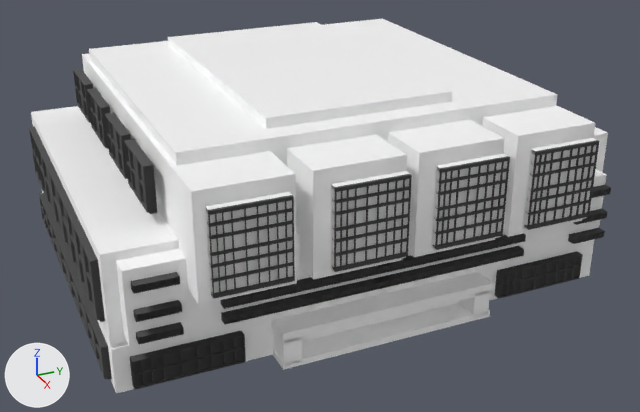
Two versions of the glTF model front-react/public/imports/EdificiosML.gltf, one commit apart.
The view is the same before and after, from a 50 mm lens placed at (8.63, -12.4, 4.78), pointed at (0.52, -8.75, 0.72). The axes (+X, +Y, +Z) are drawn at lower left. The lights are the same throughout. Where no turn or scale is listed for an object, it has been applied to the vertices.
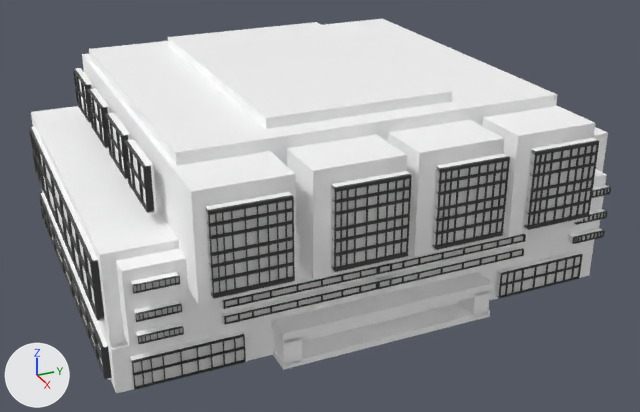
Boxes (x1, y1, x2, y2) around the edits, measured in the pictures (640 x 412 px):
'BloqueInicial_blanco4.004', recoloured
    both: (130, 331, 244, 386)
'BloqueInicial_blanco4.005', recoloured
    both: (495, 251, 581, 298)
'BloqueInicial_blanco4', recoloured
    both: (221, 277, 389, 323)
'BloqueInicial_blanco4.018', recoloured (grey to white)
    both: (31, 126, 105, 322)
'BloqueInicial_blanco4.001', recoloured
    both: (374, 246, 522, 287)
'BloqueInicial_blanco4.002', recoloured
    both: (220, 266, 390, 307)
'BloqueInicial_blanco4.003', recoloured
    both: (378, 233, 524, 272)
'BloqueInicial_blanco4.025', recoloured (grey to white)
    both: (41, 193, 112, 380)
'BloqueInicial_blanco4.011', recoloured (grey to white)
    both: (127, 139, 157, 214)
'BloqueInicial_blanco4.019', recoloured (grey to white)
    both: (130, 272, 179, 292)
'BloqueInicial_blanco4.020', recoloured
    both: (133, 300, 181, 320)
'BloqueInicial_blanco4.021', recoloured
    both: (136, 322, 183, 342)
'BloqueInicial_blanco4.012', recoloured (grey to white)
    both: (108, 113, 131, 179)
'BloqueInicial_blanco4.013', recoloured (grey to white)
    both: (90, 88, 110, 149)
'BloqueInicial_blanco4.014', recoloured (grey to white)
    both: (76, 68, 93, 123)
'BloqueInicial_blanco4.022', recoloured
    both: (568, 228, 603, 243)

The change, as a list of edits to the scene's bpy script:
```text
Change me_bloqueinicial_blanco4shape:
    where me_bloqueinicial_blanco4shape.from_pydata(...)  # 8 vertices, 12 faces; spans x -0.03..0.03, y -0.82..0.82, z -0.04..0.04
    remove me_bloqueinicial_blanco4shape.materials.append(mat_blinn1)  # dark grey #535353
    add me_bloqueinicial_blanco4shape.materials.append(mat_material_1)  # white #ffffff
Change me_bloqueinicial_blanco4shape_001:
    where me_bloqueinicial_blanco4shape_001.from_pydata(...)  # 8 vertices, 12 faces; spans x -0.03..0.03, y -0.82..0.82, z -0.04..0.04
    remove me_bloqueinicial_blanco4shape_001.materials.append(mat_blinn1)  # dark grey #535353
    add me_bloqueinicial_blanco4shape_001.materials.append(mat_material_1)  # white #ffffff
Change me_bloqueinicial_blanco4shape_002:
    where me_bloqueinicial_blanco4shape_002.from_pydata(...)  # 8 vertices, 12 faces; spans x -0.03..0.03, y -0.82..0.82, z -0.04..0.04
    remove me_bloqueinicial_blanco4shape_002.materials.append(mat_blinn1)  # dark grey #535353
    add me_bloqueinicial_blanco4shape_002.materials.append(mat_material_1)  # white #ffffff
Change me_bloqueinicial_blanco4shape_003:
    where me_bloqueinicial_blanco4shape_003.from_pydata(...)  # 8 vertices, 12 faces; spans x -0.03..0.03, y -0.82..0.82, z -0.04..0.04
    remove me_bloqueinicial_blanco4shape_003.materials.append(mat_blinn1)  # dark grey #535353
    add me_bloqueinicial_blanco4shape_003.materials.append(mat_material_1)  # white #ffffff
Change me_bloqueinicial_blanco4shape_004:
    where me_bloqueinicial_blanco4shape_004.from_pydata(...)  # 8 vertices, 12 faces; spans x -0.032..0.032, y -0.517..0.517, z -0.15..0.15
    remove me_bloqueinicial_blanco4shape_004.materials.append(mat_blinn1)  # dark grey #535353
    add me_bloqueinicial_blanco4shape_004.materials.append(mat_material_1)  # white #ffffff
Change me_bloqueinicial_blanco4shape_005:
    where me_bloqueinicial_blanco4shape_005.from_pydata(...)  # 8 vertices, 12 faces; spans x -0.032..0.032, y -0.517..0.517, z -0.15..0.15
    remove me_bloqueinicial_blanco4shape_005.materials.append(mat_blinn1)  # dark grey #535353
    add me_bloqueinicial_blanco4shape_005.materials.append(mat_material_1)  # white #ffffff
Change me_bloqueinicial_blanco4shape_011:
    where me_bloqueinicial_blanco4shape_011.from_pydata(...)  # 8 vertices, 12 faces; spans x -0.349..0.349, y -0.032..0.032, z -0.225..0.225
    remove me_bloqueinicial_blanco4shape_011.materials.append(mat_blinn1)  # dark grey #535353
    add me_bloqueinicial_blanco4shape_011.materials.append(mat_material_1)  # white #ffffff
Change me_bloqueinicial_blanco4shape_012:
    where me_bloqueinicial_blanco4shape_012.from_pydata(...)  # 8 vertices, 12 faces; spans x -0.349..0.349, y -0.032..0.032, z -0.225..0.225
    remove me_bloqueinicial_blanco4shape_012.materials.append(mat_blinn1)  # dark grey #535353
    add me_bloqueinicial_blanco4shape_012.materials.append(mat_material_1)  # white #ffffff
Change me_bloqueinicial_blanco4shape_013:
    where me_bloqueinicial_blanco4shape_013.from_pydata(...)  # 8 vertices, 12 faces; spans x -0.349..0.349, y -0.032..0.032, z -0.225..0.225
    remove me_bloqueinicial_blanco4shape_013.materials.append(mat_blinn1)  # dark grey #535353
    add me_bloqueinicial_blanco4shape_013.materials.append(mat_material_1)  # white #ffffff
Change me_bloqueinicial_blanco4shape_014:
    where me_bloqueinicial_blanco4shape_014.from_pydata(...)  # 8 vertices, 12 faces; spans x -0.349..0.349, y -0.032..0.032, z -0.225..0.225
    remove me_bloqueinicial_blanco4shape_014.materials.append(mat_blinn1)  # dark grey #535353
    add me_bloqueinicial_blanco4shape_014.materials.append(mat_material_1)  # white #ffffff
Change me_bloqueinicial_blanco4shape_018:
    where me_bloqueinicial_blanco4shape_018.from_pydata(...)  # 8 vertices, 12 faces; spans x -1.84..1.84, y -0.03..0.03, z -0.3..0.3
    remove me_bloqueinicial_blanco4shape_018.materials.append(mat_blinn1)  # dark grey #535353
    add me_bloqueinicial_blanco4shape_018.materials.append(mat_material_1)  # white #ffffff
Change me_bloqueinicial_blanco4shape_019:
    where me_bloqueinicial_blanco4shape_019.from_pydata(...)  # 8 vertices, 12 faces; spans x -0.032..0.032, y -0.195..0.195, z -0.036..0.036
    remove me_bloqueinicial_blanco4shape_019.materials.append(mat_blinn1)  # dark grey #535353
    add me_bloqueinicial_blanco4shape_019.materials.append(mat_material_1)  # white #ffffff
Change me_bloqueinicial_blanco4shape_020:
    where me_bloqueinicial_blanco4shape_020.from_pydata(...)  # 8 vertices, 12 faces; spans x -0.032..0.032, y -0.195..0.195, z -0.036..0.036
    remove me_bloqueinicial_blanco4shape_020.materials.append(mat_blinn1)  # dark grey #535353
    add me_bloqueinicial_blanco4shape_020.materials.append(mat_material_1)  # white #ffffff
Change me_bloqueinicial_blanco4shape_021:
    where me_bloqueinicial_blanco4shape_021.from_pydata(...)  # 8 vertices, 12 faces; spans x -0.032..0.032, y -0.195..0.195, z -0.036..0.036
    remove me_bloqueinicial_blanco4shape_021.materials.append(mat_blinn1)  # dark grey #535353
    add me_bloqueinicial_blanco4shape_021.materials.append(mat_material_1)  # white #ffffff
Change me_bloqueinicial_blanco4shape_022:
    where me_bloqueinicial_blanco4shape_022.from_pydata(...)  # 8 vertices, 12 faces; spans x -0.032..0.032, y -0.195..0.195, z -0.036..0.036
    remove me_bloqueinicial_blanco4shape_022.materials.append(mat_blinn1)  # dark grey #535353
    add me_bloqueinicial_blanco4shape_022.materials.append(mat_material_1)  # white #ffffff
Change me_bloqueinicial_blanco4shape_025:
    where me_bloqueinicial_blanco4shape_025.from_pydata(...)  # 8 vertices, 12 faces; spans x -1.84..1.84, y -0.03..0.03, z -0.17..0.17
    remove me_bloqueinicial_blanco4shape_025.materials.append(mat_blinn1)  # dark grey #535353
    add me_bloqueinicial_blanco4shape_025.materials.append(mat_material_1)  # white #ffffff
```
